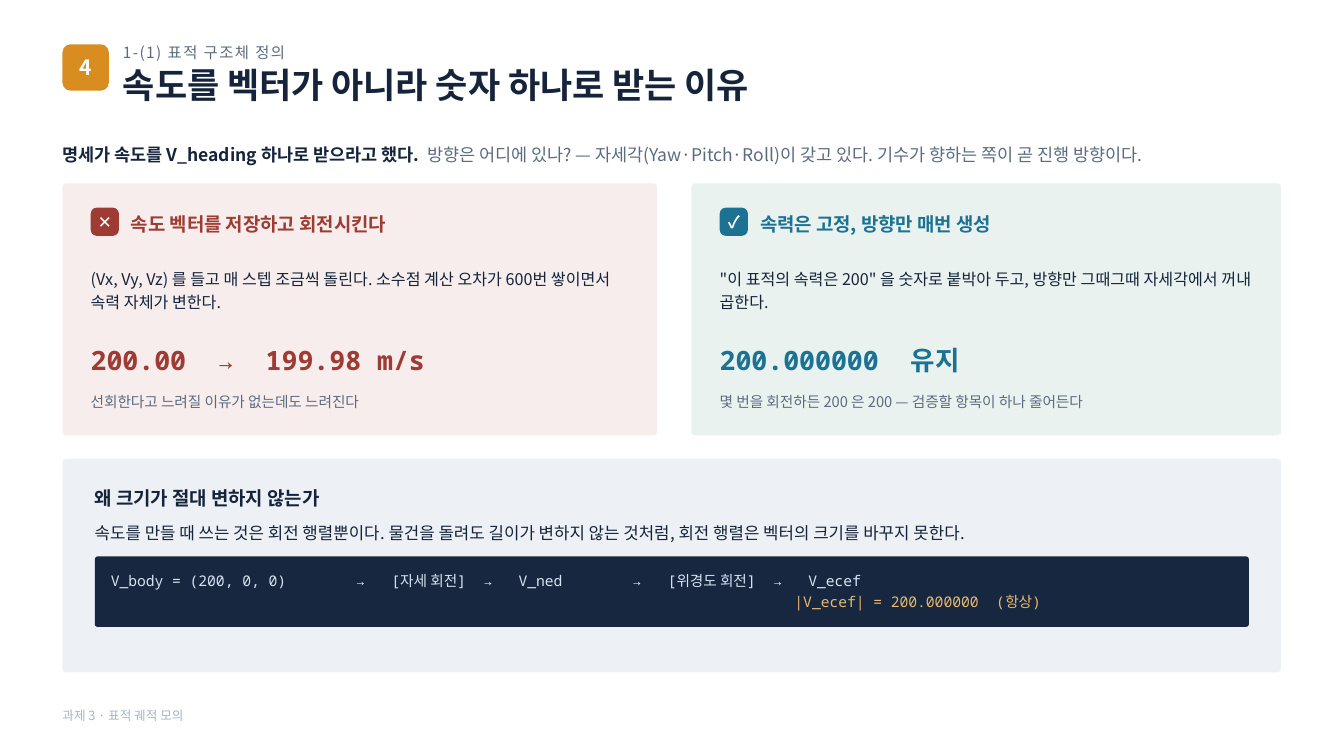
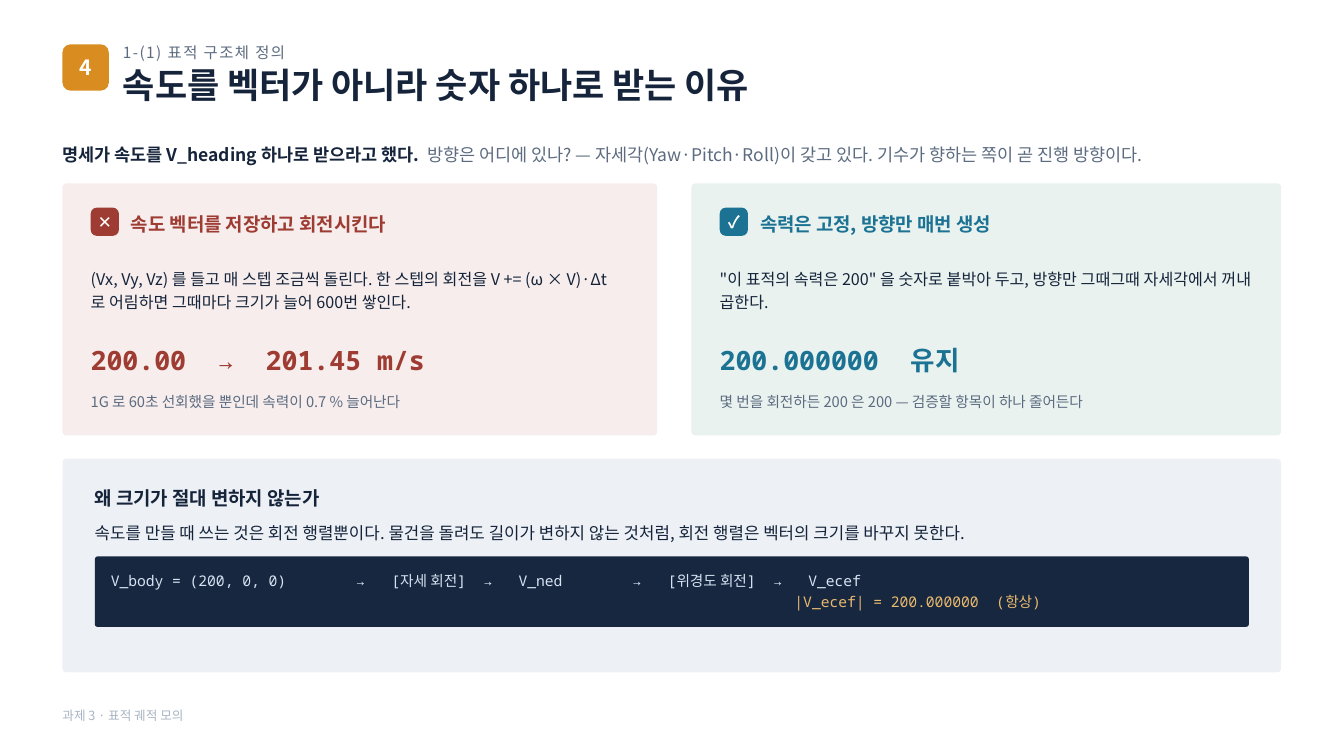
Before and after one commit to harley-hwan/radar-sw-study, a slide deck: slide 5 of Part3_TargetSim/ref/과제3_구현방법_시뮬레이션조건.pptx. Drawn at 1344x756 pixels with LibreOffice and Linux fonts; fonts in the diff are those of the drawing. Boxes give left, top, right and bottom in pixels: in the first picture for what was removed or moved away, otherwise in the second. Text is boxed around its words. In the diff, an @@ line names an element or a change of style, - is before the commit and + after.

```diff
--- a/Part3_TargetSim/ref/과제3_구현방법_시뮬레이션조건.pptx
+++ b/Part3_TargetSim/ref/과제3_구현방법_시뮬레이션조건.pptx
@@ text at (91,271,607,310): text changed @@
-(Vx, Vy, Vz) 를 들고 매 스텝 조금씩 돌린다. 소수점 계산 오차가 600번 쌓이면서 속력 자체가 변한다.
+(Vx, Vy, Vz) 를 들고 매 스텝 조금씩 돌린다. 한 스텝의 회전을 V += (ω × V)·Δt 로 어림하면 그때마다 크기가 늘어 600번 쌓인다.
@@ text at (91,350,425,371): text changed @@
-200.00 → 199.98 m/s
+200.00 → 201.45 m/s
@@ text at (91,395,400,408): text changed @@
-선회한다고 느려질 이유가 없는데도 느려진다
+1G 로 60초 선회했을 뿐인데 속력이 0.7 % 늘어난다
```
Also in this commit, not shown: 5 other slides changed, 31 other files.
